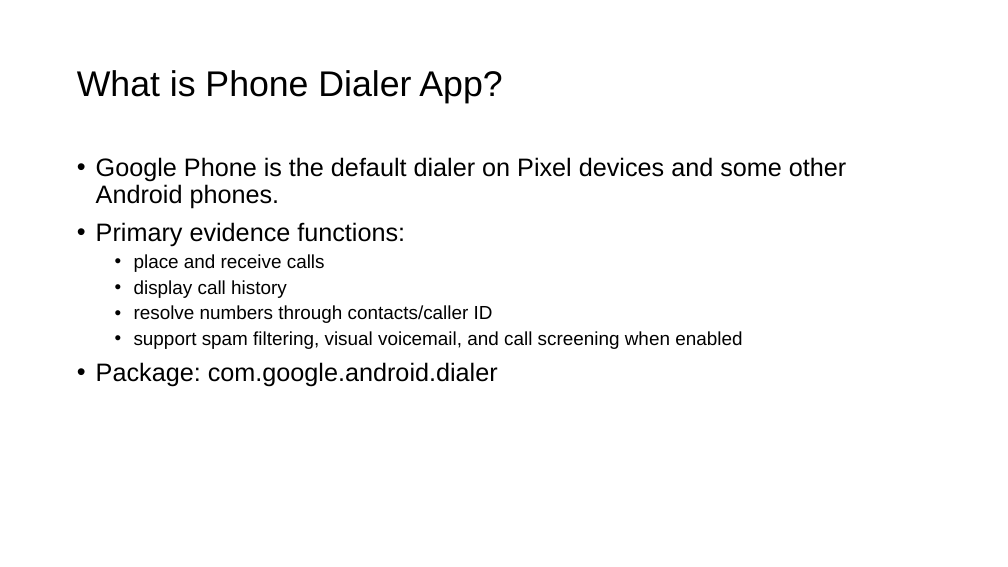
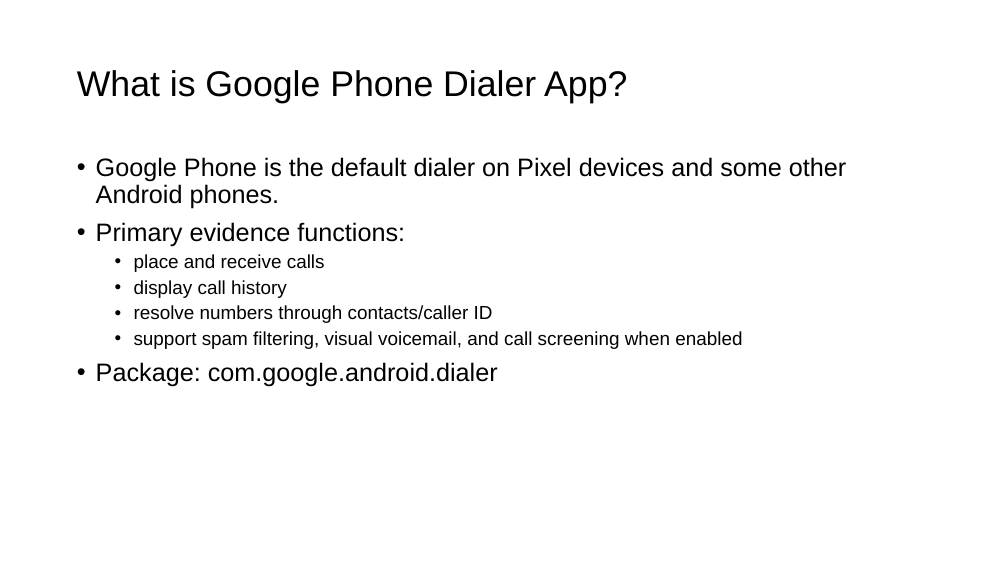
Before and after one commit to frankwxu/digital-forensics-lab, a slide deck: slide 4 of Android10/5_2_2_GMS_App_Investigations_Dialer.pptx. Drawn at 1008x567 pixels with LibreOffice and Linux fonts; fonts in the diff are those of the drawing; background and template pictures are left out. Boxes give left, top, right and bottom in pixels: in the first picture for what was removed or moved away, otherwise in the second. Text is boxed around its words. In the diff, an @@ line names an element or a change of style, - is before the commit and + after.

Commit message:
Update GMS App Investigations presentation files for Messaging and Dialer

```diff
--- a/Android10/5_2_2_GMS_App_Investigations_Dialer.pptx
+++ b/Android10/5_2_2_GMS_App_Investigations_Dialer.pptx
@@ title at box(77, 70, 627, 103): text changed @@
-What is Phone Dialer App?
+What is Google Phone Dialer App?
```
Also in this commit, not shown: 3 other slides changed, 3 slides added, 1 slide removed, 1 other file.
